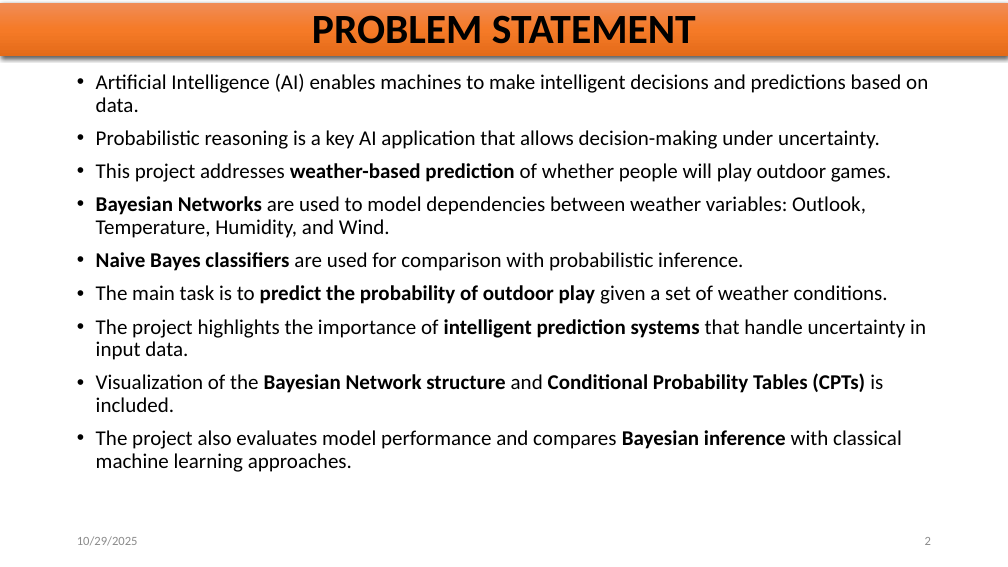
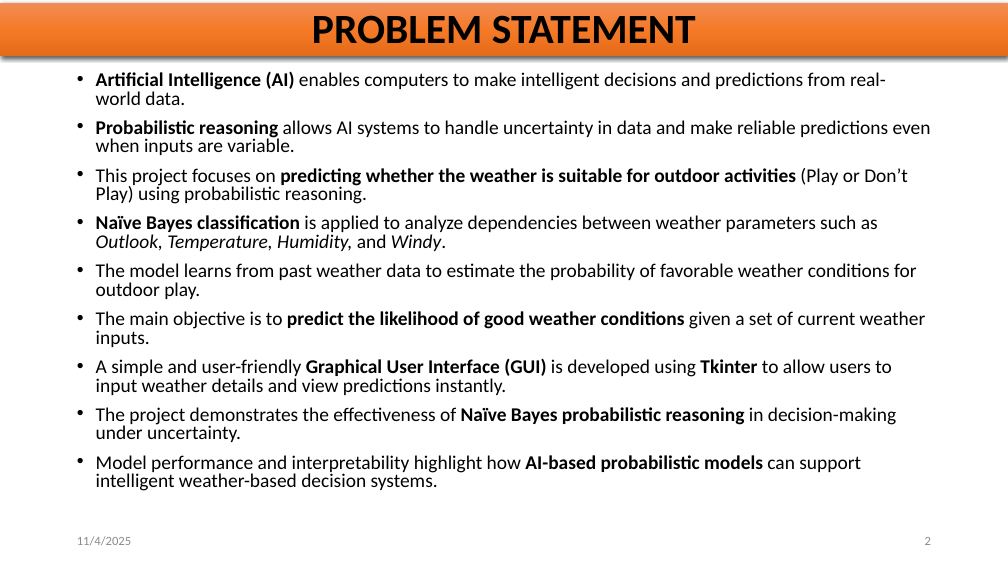
Before and after one commit to dharrini06/WeatherPredictionAI, a slide deck: slide 2 of Weather Prediction AI mini project.pptx. Drawn at 1008x567 pixels with LibreOffice and Linux fonts; fonts in the diff are those of the drawing. Boxes give left, top, right and bottom in pixels: in the first picture for what was removed or moved away, otherwise in the second. Text is boxed around its words. In the diff, an @@ line names an element or a change of style, - is before the commit and + after.

```diff
--- a/Weather Prediction AI mini project.pptx
+++ b/Weather Prediction AI mini project.pptx
@@ text at (96, 71, 931, 491): text changed; size 20 to 18.5 pt @@
-• Artificial Intelligence (AI) enables machines to make intelligent decisions and predictions based on data.
-• Probabilistic reasoning is a key AI application that allows decision-making under uncertainty.
-• This project addresses weather-based prediction of whether people will play outdoor games.
-• Bayesian Networks are used to model dependencies between weather variables: Outlook, Temperature, Humidity, and Wind.
-• Naive Bayes classifiers are used for comparison with probabilistic inference.
-• The main task is to predict the probability of outdoor play given a set of weather conditions.
-• The project highlights the importance of intelligent prediction systems that handle uncertainty in input data.
-• Visualization of the Bayesian Network structure and Conditional Probability Tables (CPTs) is included.
-• The project also evaluates model performance and compares Bayesian inference with classical machine learning approaches.
+• Artificial Intelligence (AI) enables computers to make intelligent decisions and predictions from real-world data.
+• Probabilistic reasoning allows AI systems to handle uncertainty in data and make reliable predictions even when inputs are variable.
+• This project focuses on predicting whether the weather is suitable for outdoor activities (Play or Don’t Play) using probabilistic reasoning.
+• Naïve Bayes classification is applied to analyze dependencies between weather parameters such as Outlook, Temperature, Humidity, and Windy.
+• The model learns from past weather data to estimate the probability of favorable weather conditions for outdoor play.
+• The main objective is to predict the likelihood of good weather conditions given a set of current weather inputs.
+• A simple and user-friendly Graphical User Interface (GUI) is developed using Tkinter to allow users to input weather details and view predictions instantly.
+• The project demonstrates the effectiveness of Naïve Bayes probabilistic reasoning in decision-making under uncertainty.
+• Model performance and interpretability highlight how AI-based probabilistic models can support intelligent weather-based decision systems.
@@ text at (77, 536, 131, 545): text changed @@
-10/29/2025
+11/4/2025
```
Also in this commit, not shown: 9 other slides changed, 1 slide added, 3 slides removed.
